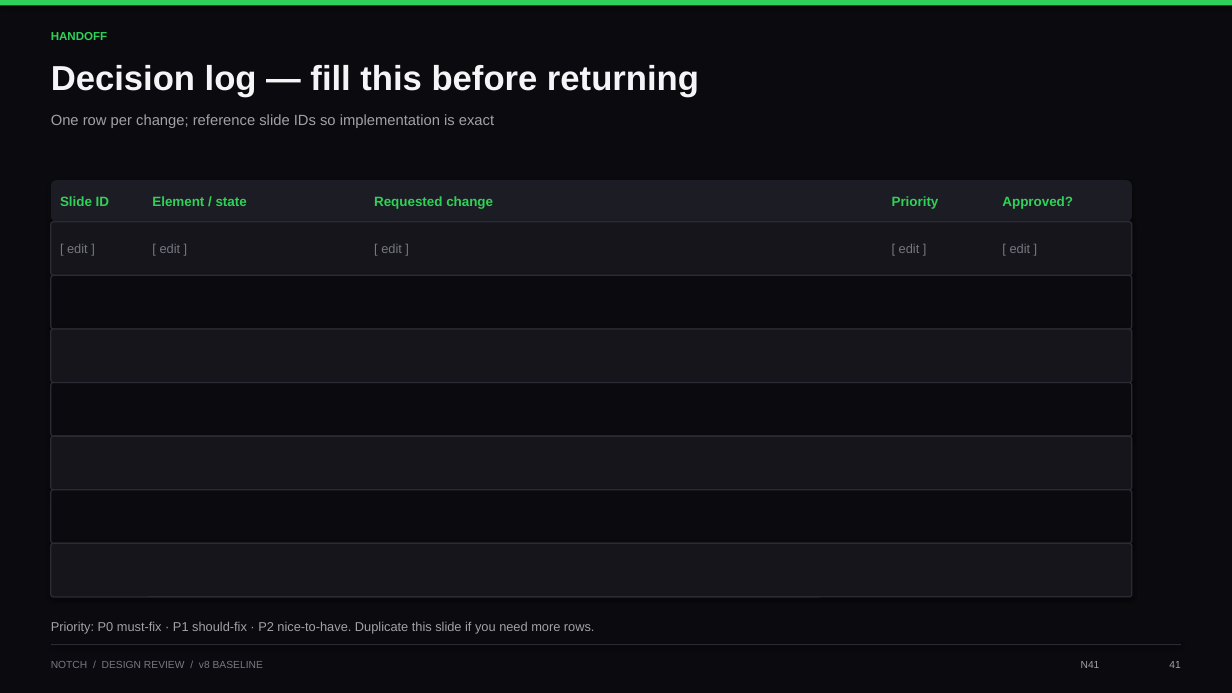
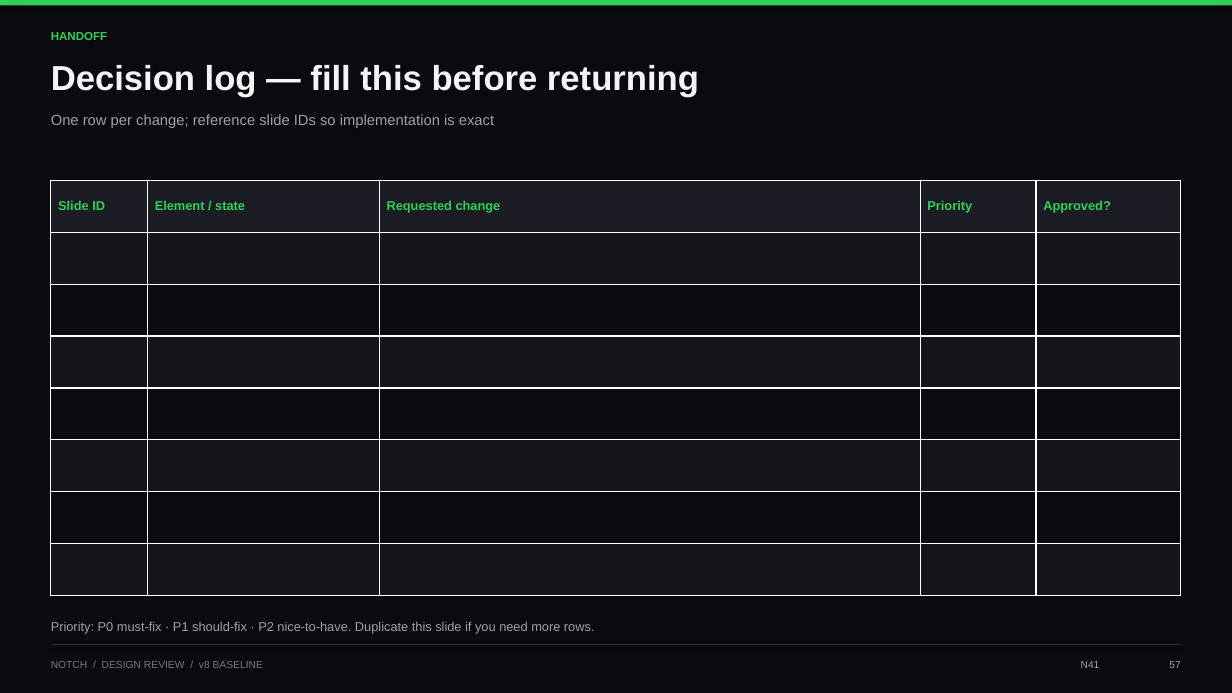
Before and after one commit to pavit12301611/notch, a slide deck: slide 57 of Notch-Design-Review.pptx (slide 41 before the commit). Drawn at 1232x693 pixels with LibreOffice and Linux fonts; fonts in the diff are those of the drawing. Boxes give left, top, right and bottom in pixels: in the first picture for what was removed or moved away, otherwise in the second. Text is boxed around its words. In the diff, an @@ line names an element or a change of style, - is before the commit and + after.

```diff
--- a/Notch-Design-Review.pptx
+++ b/Notch-Design-Review.pptx
@@ rounded rectangle removed at (51,180,1132,222) @@
@@ table added at (51,180,1181,596), 8 rows, 5 columns @@
+Slide ID | Element / state | Requested change | Priority | Approved?
+ |  |  |  | 
+ |  |  |  | 
+ |  |  |  | 
+ |  |  |  | 
+ |  |  |  | 
+ |  |  |  | 
+ |  |  |  | 
@@ text removed at (60,196,109,206) @@
-Slide ID
@@ text removed at (152,196,247,206) @@
-Element / state
@@ text removed at (374,196,493,209) @@
-Requested change
@@ text removed at (892,196,939,209) @@
-Priority
@@ text removed at (1002,196,1073,209) @@
-Approved?
@@ rounded rectangle removed at (51,222,1132,275) @@
@@ text removed at (67,244,88,253) @@
-[ edit ]
@@ text removed at (160,244,181,253) @@
-[ edit ]
@@ text removed at (381,244,402,253) @@
-[ edit ]
@@ text removed at (899,244,920,253) @@
-[ edit ]
@@ text removed at (1010,244,1031,253) @@
-[ edit ]
@@ rounded rectangle removed at (51,275,1132,329) @@
@@ rounded rectangle removed at (51,329,1132,383) @@
@@ rounded rectangle removed at (51,383,1132,436) @@
@@ rounded rectangle removed at (51,436,1132,490) @@
@@ rounded rectangle removed at (51,490,1132,543) @@
@@ rounded rectangle removed at (51,543,1132,597) @@
@@ text at (1169,661,1180,668): text changed @@
-41
+57
```
Also in this commit, not shown: 43 other slides changed, 17 slides added, 3 other files.
